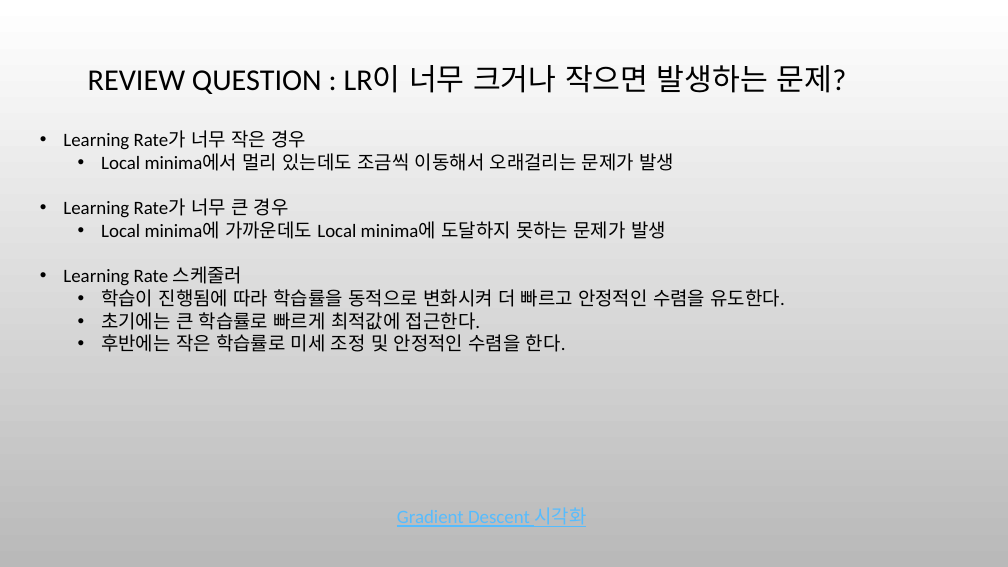
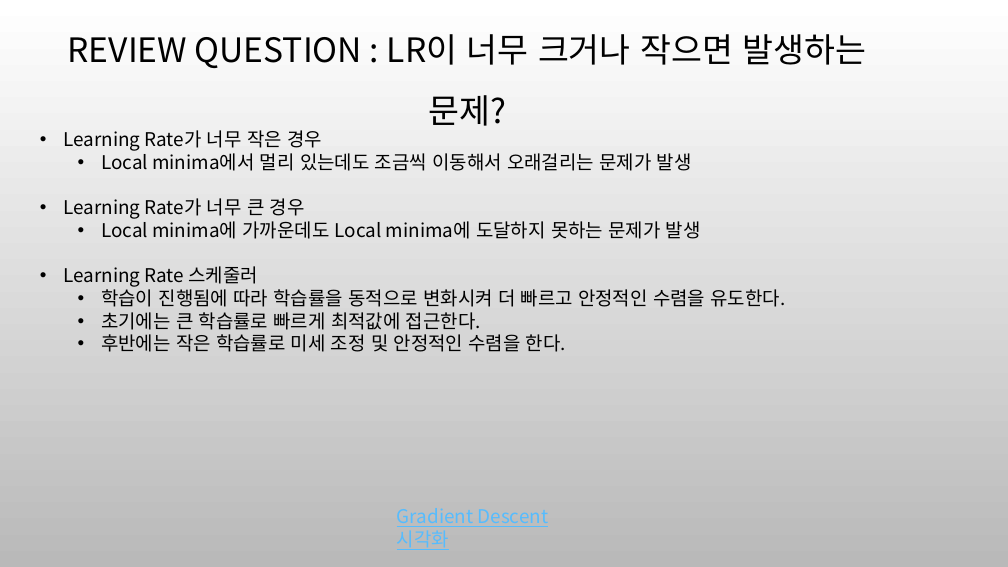
Before and after one commit to ha-taeyeong/University, a slide deck: slide 11 of tensor/발표자료.pptx. Drawn at 1008x567 pixels with LibreOffice and Linux fonts; fonts in the diff are those of the drawing; background and template pictures are left out. Boxes give left, top, right and bottom in pixels: in the first picture for what was removed or moved away, otherwise in the second. Text is boxed around its words. In the diff, an @@ line names an element or a change of style, - is before the commit and + after.

```diff
--- a/tensor/발표자료.pptx
+++ b/tensor/발표자료.pptx
@@ title "REVIEW QUESTION : LR이 너무 ..." at bbox=[68, 34, 866, 126]: size 28.8 to 32 pt, font Calibri to Noto Sans CJK KR @@
@@ text "Learning Rate가 너무 작은 경우" at bbox=[63, 130, 786, 352]: font Calibri to Noto Sans CJK KR @@
@@ text "Gradient Descent 시각화" at bbox=[389, 501, 608, 532]: font Calibri to Noto Sans CJK KR @@
```
Also in this commit, not shown: 21 other slides changed, 5 other files.
